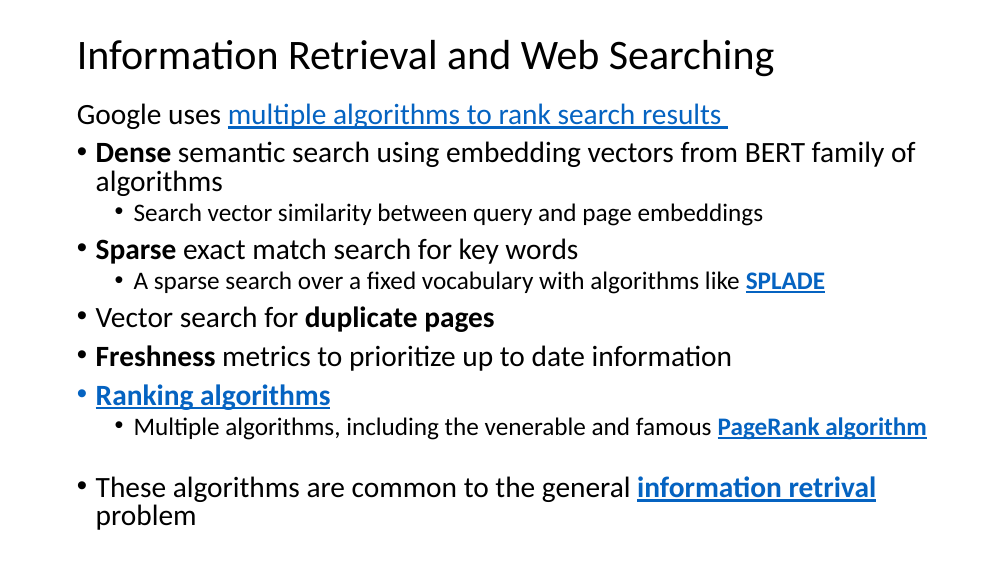
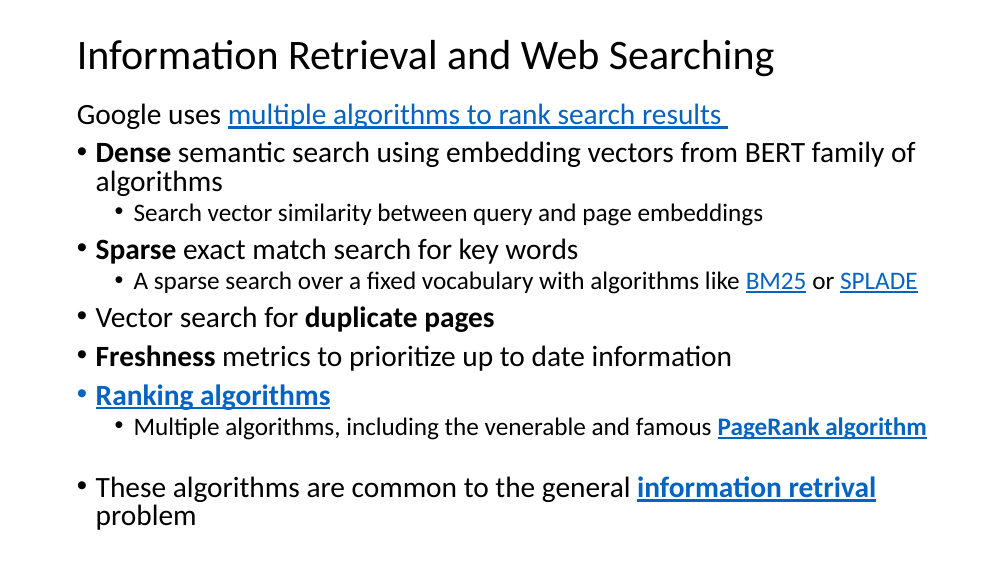
Before and after one commit to harelgabainew/school1, a slide deck: slide 12 of slides/7_DocumentWebSearching.pptx. Drawn at 1008x567 pixels with LibreOffice and Linux fonts; fonts in the diff are those of the drawing. Boxes give left, top, right and bottom in pixels: in the first picture for what was removed or moved away, otherwise in the second. Text is boxed around its words. In the diff, an @@ line names an element or a change of style, - is before the commit and + after.

```diff
--- a/slides/7_DocumentWebSearching.pptx
+++ b/slides/7_DocumentWebSearching.pptx
@@ text at [134,271,918,294]: text changed @@
-  • A sparse search over a fixed vocabulary with algorithms like SPLADE
+  • A sparse search over a fixed vocabulary with algorithms like BM25 or SPLADE
```
Also in this commit, not shown: 15 other slides changed, 6 slides added.
